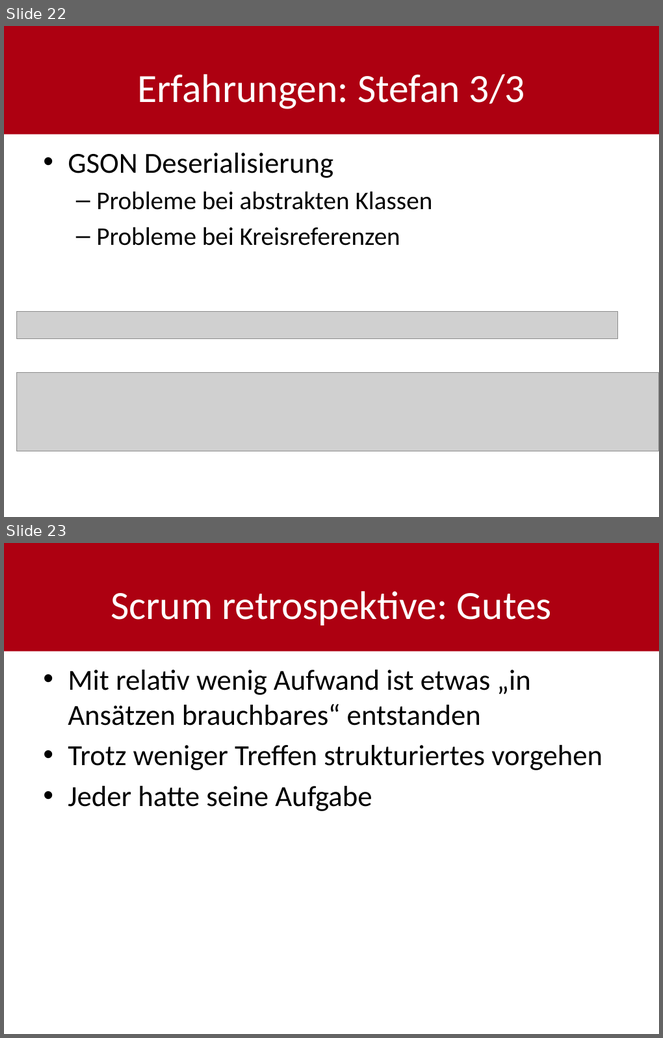
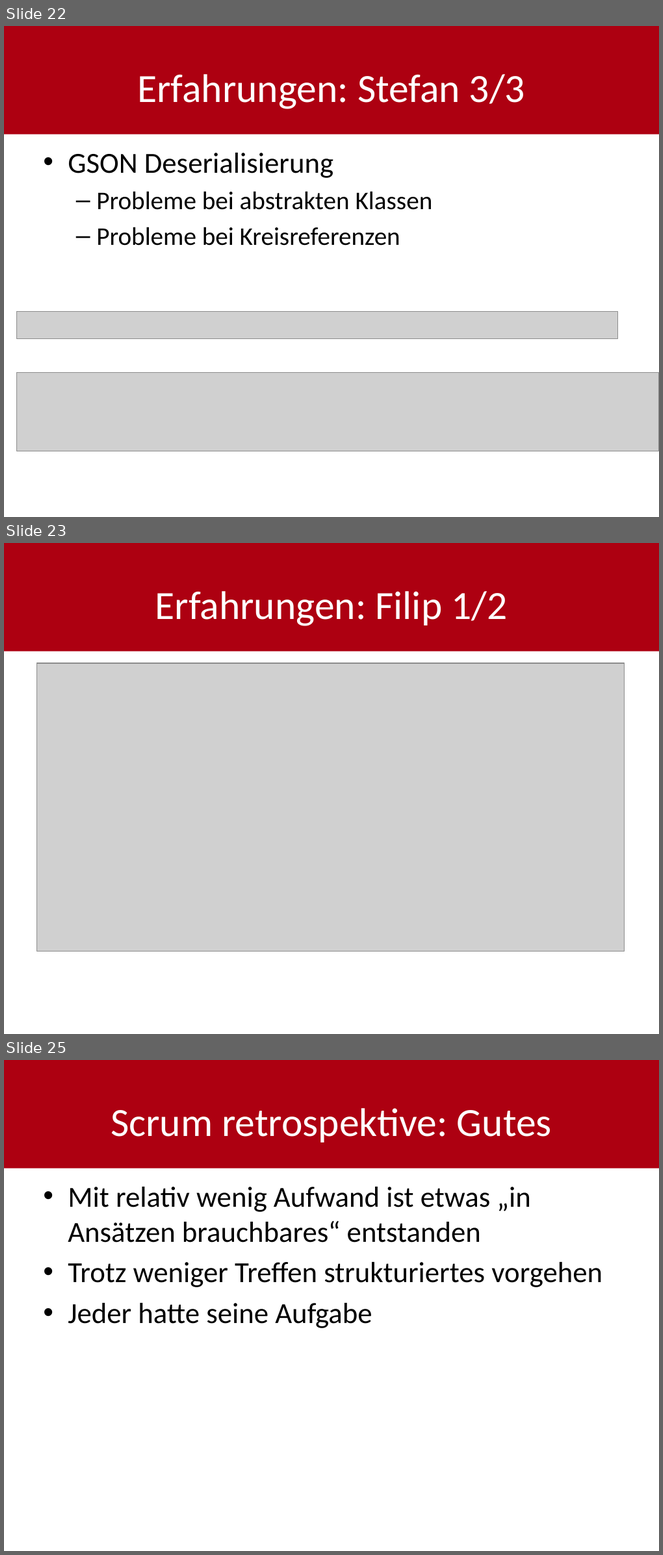
Before and after one commit to shylux/ch.bfh.bti7081.s2015.rot, a slide deck: doc/task14/Schlusspräsentation.pptx. Shown one above the other, each under a label of ours: slides 22 and 23 before the commit, slides 22, 23 and 25 after it; the slides between them are not shown. The pictures are 663x1038 and 663x1555 pixels, drawn with LibreOffice and Linux fonts; fonts in the diff are those of the drawing; grey boxes stand for pictures. Boxes give left, top, right and bottom in pixels: in the first picture for what was removed or moved away, otherwise in the second. Text is boxed around its words. In the diff, an @@ line names an element or a change of style, - is before the commit and + after.

```diff
--- a/doc/task14/Schlusspräsentation.pptx
+++ b/doc/task14/Schlusspräsentation.pptx
@@ slide 23 added at box(4, 543, 659, 1034), background #FFFFFF; not listed: 1 template element that a slide beside it also shows @@
@@ title added at box(155, 591, 507, 626), 44 pt, text #FFFFFF @@
+Erfahrungen: Filip 1/2
@@ picture added at box(36, 663, 625, 952) @@
@@ what was slide 23 is now slide 25 @@
```
Also in this commit, not shown: 1 slide changed, 1 other slide added.
